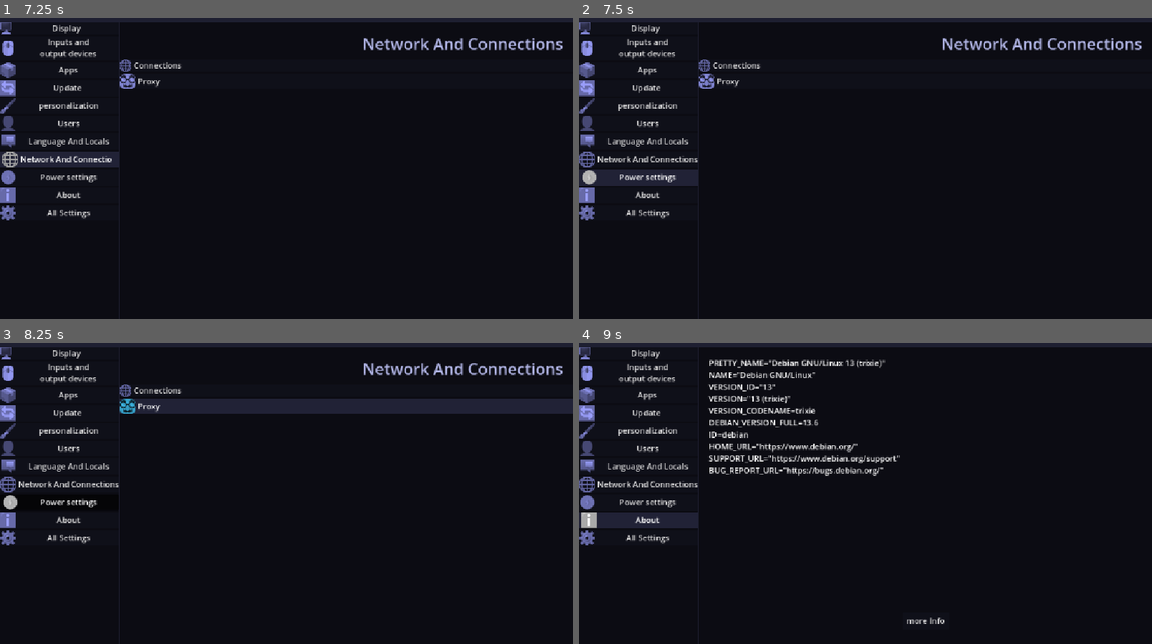
Above: before the commit, frames 1-4 (two rows, left to right).
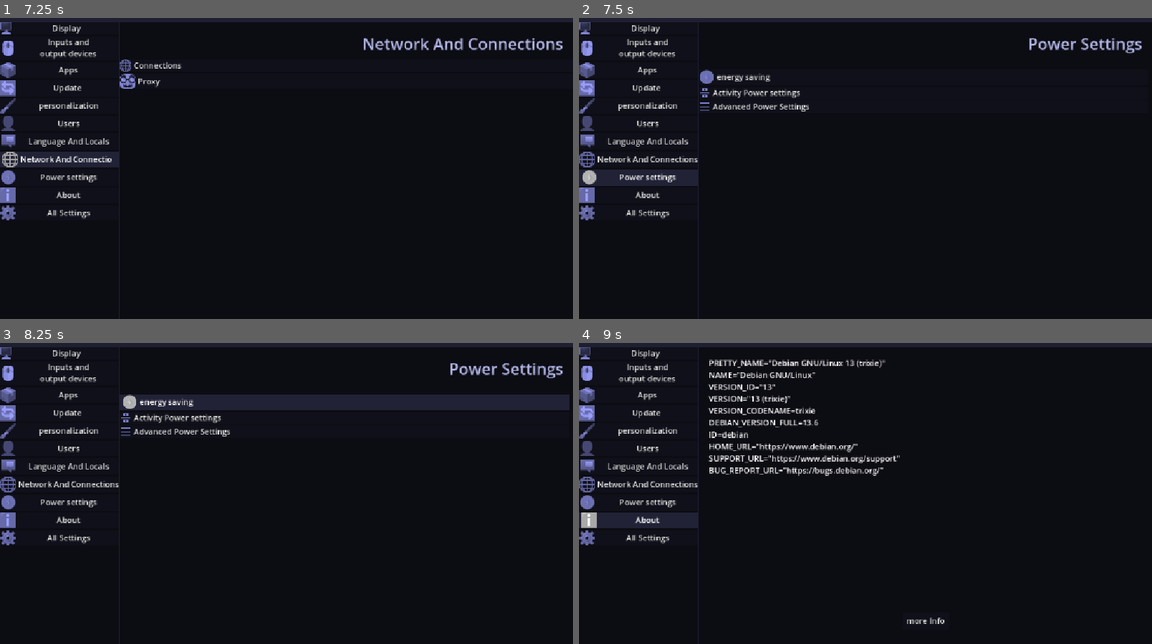
Above: after the commit, the same moments.

Repository: KAINAT-OS/K-SETTINGS
Game: Godot game, scene res://theme_main.tscn
The game is run twice, just before and just after one commit, with the same random seed, the same clock (stepped at 60 frames per second) and the same inputs.
Inputs (mouse positions are in pixels of both pictures, inside the frame that each line leads up to):
- Up to frame 1 (7.25 s): click "Display" at 0.5 s; click "Inputs and output devices" at 1.25 s; click "Apps" at 2 s; click (280, 75) at 2.77 s; type "12" at 2.85 s; click "Update" at 3.5 s; click "personalization" at 4.25 s; click "Users" at 5 s; click "Language And Locals" at 5.75 s; click "Network And Connections" at 6.5 s
- Up to frame 2 (7.5 s): click "Power settings" at 7.25 s
- Up to frame 3 (8.25 s): click (343, 403) at 8 s, where only the run after the commit has a clickable "energy saving"
- Up to frame 4 (9 s): click "About" at 8.75 s

Frame 1 is identical in both runs. In frame 2, 1.7% of the frame differs, in the area x 20-97%, y 6-32%; in frame 3, 3.9%, in the area x 0-100%, y 6-56%; in frame 4, less than 0.1%.
Error in both runs: Invalid assignment of property or key 'value' with value of type 'Nil' on a base object of type 'HSlider'. (res://Display-control.gd:25)

Commit message:
jhgjkashg

Diff:
--- a/binary-settings/PANEL-MANAGER.gd
+++ b/binary-settings/PANEL-MANAGER.gd
@@ -23,7 +23,7 @@
 
 
 func _ready() -> void:
-	panels=[%Display, %Inputs, %APPS, %UPDATE, %PERSONALIZATION,%Language_And_Locals,%Network,%About,%User_And_Accounts]
+	panels=[%Display, %Inputs, %APPS, %UPDATE, %PERSONALIZATION,%Language_And_Locals,%Network,%About,%User_And_Accounts,%power_settings]
 
 	display.pressed.connect(show_panel.bind(panels[0]))
 	input.pressed.connect(show_panel.bind(panels[1]))
@@ -33,13 +33,16 @@
 	btn_language_and_locals.pressed.connect(show_panel.bind(panels[5]))
 	button_8.pressed.connect(show_panel.bind(panels[6]))
 	btn_about.pressed.connect(show_panel.bind(panels[7]))
+	btn_User.pressed.connect(show_panel.bind(panels[8]))
+
+	button_9.pressed.connect(show_panel.bind(panels[9]))
 	show_panel(panels[4])
 	sa_dark.connect("toggled", Callable(self,"save_variable"))
-	btn_User.pressed.connect(show_panel.bind(panels[8]))
 	load_variable()
+	_showorhide_nvidia_settings()
 
 func show_panel(panel_to_show:PanelContainer) -> void:
-	panels=[%Display, %Inputs, %APPS, %UPDATE, %PERSONALIZATION,%Language_And_Locals,%Network,%About,%User_And_Accounts]
+	panels=[%Display, %Inputs, %APPS, %UPDATE, %PERSONALIZATION,%Language_And_Locals,%Network,%About,%User_And_Accounts,%power_settings]
 
 	for panel in panels:
 		panel.hide()
@@ -151,3 +154,29 @@
 
 func _on_btn_mouse_3_pressed() -> void:
 	OS.execute("check-razer",[])
+
+
+func _on_btn_power_saving_pressed() -> void:
+	OS.execute("kcmshell5",["kcm_powerdevilprofilesconfig"])
+
+
+func _on_btn_activity_power_settings_pressed() -> void:
+	OS.execute("kcmshell5",["kcm_powerdevilactivitiesconfig"])
+
+
+func _on_btn_advanced_power_settigns_pressed() -> void:
+	OS.execute("kcmshell5", ["kcm_powerdevilglobalconfig"])
+
+
+
+func _showorhide_nvidia_settings() -> void:
+	var check=OS.execute("dpkg", ["-s", "nvidia-driver"],[],false,false)
+	match check:
+		0:
+			%"btn_nvidia-settings".show()
+		_:
+			%"btn_nvidia-settings".hide()
+
+
+func _on_btn_nvidiasettings_pressed() -> void:
+	OS.execute("nvidia-settings",[])
--- /dev/null
+++ b/binary-settings/logos-and-icons/activities.svg
@@ -0,0 +1,52 @@
+<?xml version="1.0" encoding="UTF-8" standalone="no"?>
+<svg
+   version="1.1"
+   viewBox="0 0 32 32"
+   width="32"
+   height="32"
+   id="svg133"
+   sodipodi:docname="activities.svg"
+   inkscape:version="1.2.2 (b0a8486541, 2022-12-01)"
+   xmlns:inkscape="http://www.inkscape.org/namespaces/inkscape"
+   xmlns:sodipodi="http://sodipodi.sourceforge.net/DTD/sodipodi-0.dtd"
+   xmlns="http://www.w3.org/2000/svg"
+   xmlns:svg="http://www.w3.org/2000/svg">
+  <defs
+     id="defs137" />
+  <sodipodi:namedview
+     id="namedview135"
+     pagecolor="#ffffff"
+     bordercolor="#000000"
+     borderopacity="0.25"
+     inkscape:showpageshadow="2"
+     inkscape:pageopacity="0.0"
+     inkscape:pagecheckerboard="0"
+     inkscape:deskcolor="#d1d1d1"
+     showgrid="false"
+     inkscape:zoom="17.645833"
+     inkscape:cx="15.329398"
+     inkscape:cy="15.782763"
+     inkscape:window-width="1863"
+     inkscape:window-height="1028"
+     inkscape:window-x="0"
+     inkscape:window-y="24"
+     inkscape:window-maximized="1"
+     inkscape:current-layer="g131" />
+  <style
+     type="text/css"
+     id="current-color-scheme">
+        .ColorScheme-Text {
+            color:#232629;
+        }
+    </style>
+  <g
+     transform="matrix(1.4117647,0,0,1.5,-0.23529412,-0.5)"
+     id="g131"
+     style="fill:#cccccc">
+    <path
+       d="M 6,3 V 8 H 17 V 3 Z m 4,1 h 3 v 3 h -3 z m -7,6 v 2 h 17 v -2 z m 3,4 v 5 h 11 v -5 z m 5.5,1 C 12.328427,15 13,15.671573 13,16.5 13,17.328427 12.328427,18 11.5,18 10.671573,18 10,17.328427 10,16.5 10,15.671573 10.671573,15 11.5,15 Z"
+       class="ColorScheme-Text"
+       id="path129"
+       style="fill:#cccccc" />
+  </g>
+</svg>
--- /dev/null
+++ b/binary-settings/logos-and-icons/application-menu.svg
@@ -0,0 +1,46 @@
+<?xml version="1.0" encoding="UTF-8" standalone="no"?>
+<svg
+   viewBox="0 0 32 32"
+   version="1.1"
+   id="svg119"
+   sodipodi:docname="application-menu.svg"
+   inkscape:version="1.2.2 (b0a8486541, 2022-12-01)"
+   xmlns:inkscape="http://www.inkscape.org/namespaces/inkscape"
+   xmlns:sodipodi="http://sodipodi.sourceforge.net/DTD/sodipodi-0.dtd"
+   xmlns="http://www.w3.org/2000/svg"
+   xmlns:svg="http://www.w3.org/2000/svg">
+  <sodipodi:namedview
+     id="namedview121"
+     pagecolor="#ffffff"
+     bordercolor="#000000"
+     borderopacity="0.25"
+     inkscape:showpageshadow="2"
+     inkscape:pageopacity="0.0"
+     inkscape:pagecheckerboard="0"
+     inkscape:deskcolor="#d1d1d1"
+     showgrid="false"
+     inkscape:zoom="26.46875"
+     inkscape:cx="16"
+     inkscape:cy="16.03778"
+     inkscape:window-width="1863"
+     inkscape:window-height="1028"
+     inkscape:window-x="0"
+     inkscape:window-y="24"
+     inkscape:window-maximized="1"
+     inkscape:current-layer="svg119" />
+  <defs
+     id="defs3051">
+    <style
+       type="text/css"
+       id="current-color-scheme">
+      .ColorScheme-Text {
+        color:#232629;
+      }
+      </style>
+  </defs>
+  <path
+     style="fill:#cccccc;fill-opacity:1;stroke:none"
+     d="M 4 5 L 4 7 L 28 7 L 28 5 L 4 5 z M 4 15 L 4 17 L 28 17 L 28 15 L 4 15 z M 4 25 L 4 27 L 28 27 L 28 25 L 4 25 z "
+     id="a"
+     class="ColorScheme-Text" />
+</svg>
--- a/binary-settings/theme_main.tscn
+++ b/binary-settings/theme_main.tscn
@@ -59,6 +59,8 @@
 [ext_resource type="Texture2D" uid="uid://sykbimmcmbyn" path="res://logos-and-icons/online-symbolic.svg" id="50_q8tmx"]
 [ext_resource type="Texture2D" uid="uid://dnerlyviv3rql" path="res://logos-and-icons/wallet.svg" id="51_fw7gh"]
 [ext_resource type="Texture2D" uid="uid://crklc00ln57ue" path="res://logos-and-icons/ibus-setup-hangul.png" id="52_8h8qr"]
+[ext_resource type="Texture2D" uid="uid://c6fe3n8gu12rk" path="res://logos-and-icons/activities.svg" id="58_vj7tl"]
+[ext_resource type="Texture2D" uid="uid://dun7r75bldagg" path="res://logos-and-icons/application-menu.svg" id="59_vj7tl"]
 
 [sub_resource type="StyleBoxFlat" id="StyleBoxFlat_2xwyl"]
 bg_color = Color(0.3843, 0.396585, 0.63, 1)
@@ -208,7 +210,6 @@
 
 [node name="Display" type="PanelContainer" parent="main-panel/MarginContainer/HBoxContainer"]
 unique_name_in_owner = true
-visible = false
 layout_mode = 2
 size_flags_horizontal = 3
 
@@ -347,8 +348,25 @@
 layout_mode = 2
 size_flags_horizontal = 3
 
+[node name="btn_nvidia-settings" type="Button" parent="main-panel/MarginContainer/HBoxContainer/Display/MarginContainer/Control"]
+unique_name_in_owner = true
+visible = false
+layout_mode = 1
+anchors_preset = -1
+anchor_top = 0.729391
+anchor_right = 1.0
+anchor_bottom = 0.729391
+offset_top = -15.5
+offset_bottom = 15.5
+grow_horizontal = 2
+grow_vertical = 2
+text = "Nvidia-settings"
+alignment = 0
+metadata/_edit_use_anchors_ = true
+
 [node name="Inputs" type="PanelContainer" parent="main-panel/MarginContainer/HBoxContainer"]
 unique_name_in_owner = true
+visible = false
 layout_mode = 2
 size_flags_horizontal = 3
 
@@ -1228,6 +1246,66 @@
 alignment = 0
 expand_icon = true
 
+[node name="power_settings" type="PanelContainer" parent="main-panel/MarginContainer/HBoxContainer"]
+unique_name_in_owner = true
+visible = false
+layout_mode = 2
+size_flags_horizontal = 3
+
+[node name="MarginContainer" type="MarginContainer" parent="main-panel/MarginContainer/HBoxContainer/power_settings"]
+layout_mode = 2
+theme_override_constants/margin_left = 20
+theme_override_constants/margin_top = 20
+theme_override_constants/margin_right = 20
+theme_override_constants/margin_bottom = 20
+
+[node name="RichTextLabel" type="RichTextLabel" parent="main-panel/MarginContainer/HBoxContainer/power_settings/MarginContainer"]
+layout_mode = 2
+mouse_filter = 1
+theme_override_colors/default_color = Color(0.701991, 0.717632, 0.910109, 1)
+theme_override_font_sizes/bold_italics_font_size = 32
+theme_override_font_sizes/italics_font_size = 32
+theme_override_font_sizes/mono_font_size = 32
+theme_override_font_sizes/normal_font_size = 32
+theme_override_font_sizes/bold_font_size = 32
+text = "Power Settings"
+horizontal_alignment = 2
+
+[node name="Control" type="Control" parent="main-panel/MarginContainer/HBoxContainer/power_settings"]
+layout_mode = 2
+
+[node name="VBoxContainer" type="VBoxContainer" parent="main-panel/MarginContainer/HBoxContainer/power_settings/Control"]
+layout_mode = 2
+offset_top = 94.0
+offset_right = 904.0
+offset_bottom = 598.0
+
+[node name="btn_power_saving" type="Button" parent="main-panel/MarginContainer/HBoxContainer/power_settings/Control/VBoxContainer"]
+layout_mode = 2
+toggle_mode = true
+button_group = ExtResource("2_jqaei")
+text = "energy saving"
+icon = ExtResource("11_s4ix2")
+alignment = 0
+
+[node name="btn_activity_power_settings" type="Button" parent="main-panel/MarginContainer/HBoxContainer/power_settings/Control/VBoxContainer"]
+layout_mode = 2
+toggle_mode = true
+button_group = ExtResource("2_jqaei")
+text = "Activity Power settings"
+icon = ExtResource("58_vj7tl")
+alignment = 0
+expand_icon = true
+
+[node name="btn_advanced_power_settigns" type="Button" parent="main-panel/MarginContainer/HBoxContainer/power_settings/Control/VBoxContainer"]
+layout_mode = 2
+toggle_mode = true
+button_group = ExtResource("2_jqaei")
+text = "Advanced Power Settings"
+icon = ExtResource("59_vj7tl")
+alignment = 0
+expand_icon = true
+
 [node name="header" type="Panel" parent="."]
 layout_mode = 0
 offset_right = 1152.0
@@ -1287,6 +1365,7 @@
 [connection signal="pressed" from="main-panel/MarginContainer/HBoxContainer/settings-panel-margin/settings_panel/VBoxContainer/Button10" to="main-panel/MarginContainer" method="_on_button_10_pressed"]
 [connection signal="pressed" from="main-panel/MarginContainer/HBoxContainer/Display/MarginContainer/Control/all settings" to="main-panel/MarginContainer/HBoxContainer/Display/MarginContainer/Control/all settings" method="_on_pressed"]
 [connection signal="value_changed" from="main-panel/MarginContainer/HBoxContainer/Display/MarginContainer/Control/VBoxContainer/BRIGTHNESS/HSlider" to="main-panel/MarginContainer/HBoxContainer/Display/MarginContainer/Control" method="_on_h_slider_value_changed"]
+[connection signal="pressed" from="main-panel/MarginContainer/HBoxContainer/Display/MarginContainer/Control/btn_nvidia-settings" to="main-panel/MarginContainer" method="_on_btn_nvidiasettings_pressed"]
 [connection signal="pressed" from="main-panel/MarginContainer/HBoxContainer/Inputs/TabContainer/input devices/VBoxContainer/VBoxContainer/btn_Mouse" to="main-panel/MarginContainer/HBoxContainer/Inputs/TabContainer/input devices/VBoxContainer/VBoxContainer/btn_Mouse" method="_on_pressed"]
 [connection signal="pressed" from="main-panel/MarginContainer/HBoxContainer/Inputs/TabContainer/input devices/VBoxContainer/VBoxContainer/HBoxContainer/btn_Mouse2" to="main-panel/MarginContainer" method="_on_btn_mouse_2_pressed"]
 [connection signal="pressed" from="main-panel/MarginContainer/HBoxContainer/Inputs/TabContainer/input devices/VBoxContainer/VBoxContainer/HBoxContainer/btn_Mouse3" to="main-panel/MarginContainer" method="_on_btn_mouse_3_pressed"]
@@ -1315,6 +1394,9 @@
 [connection signal="pressed" from="main-panel/MarginContainer/HBoxContainer/User_And_Accounts/Control/VBoxContainer/btn_Users" to="main-panel/MarginContainer" method="_on_btn_users_pressed"]
 [connection signal="pressed" from="main-panel/MarginContainer/HBoxContainer/User_And_Accounts/Control/VBoxContainer/btn_accounts" to="main-panel/MarginContainer" method="_on_btn_accounts_pressed"]
 [connection signal="pressed" from="main-panel/MarginContainer/HBoxContainer/User_And_Accounts/Control/VBoxContainer/btn_kde_wallet" to="main-panel/MarginContainer" method="_on_btn_kde_wallet_pressed"]
+[connection signal="pressed" from="main-panel/MarginContainer/HBoxContainer/power_settings/Control/VBoxContainer/btn_power_saving" to="main-panel/MarginContainer" method="_on_btn_power_saving_pressed"]
+[connection signal="pressed" from="main-panel/MarginContainer/HBoxContainer/power_settings/Control/VBoxContainer/btn_activity_power_settings" to="main-panel/MarginContainer" method="_on_btn_activity_power_settings_pressed"]
+[connection signal="pressed" from="main-panel/MarginContainer/HBoxContainer/power_settings/Control/VBoxContainer/btn_advanced_power_settigns" to="main-panel/MarginContainer" method="_on_btn_advanced_power_settigns_pressed"]
 [connection signal="gui_input" from="header" to="header" method="_on_gui_input"]
 [connection signal="pressed" from="header/cross" to="header" method="_on_cross_pressed"]
 [connection signal="pressed" from="header/minimize" to="header" method="_on_minimize_pressed"]
Not shown, added: binary-settings/logos-and-icons/activities.svg.import
Not shown, added: binary-settings/logos-and-icons/application-menu.svg.import
Not shown, added: binary-settings/logos-and-icons/diag_activity-symbolic.svg.import
Not shown: 1 places in binary-settings/theme_main.tscn that only renumber resources
Not shown, changed: binary-settings/Builds/linux/K-settings/usr/bin/kainat-settings.x86_64
